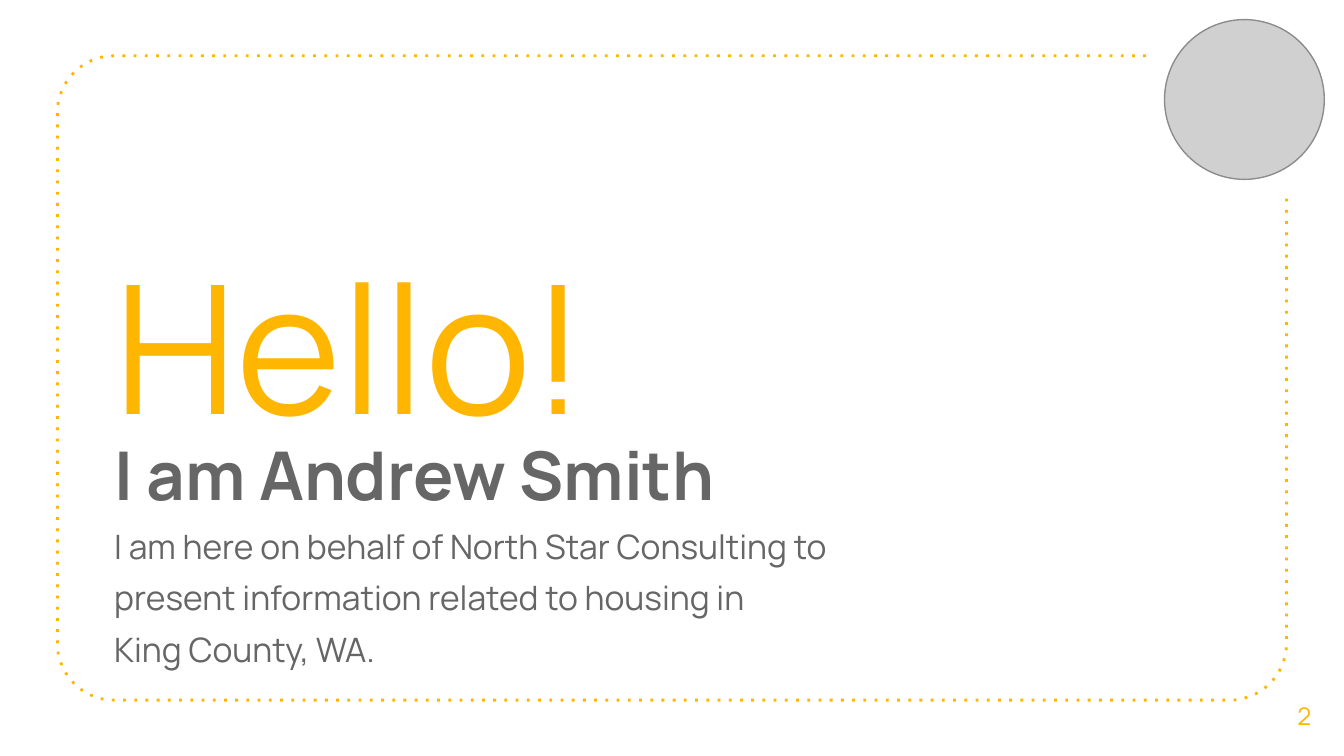
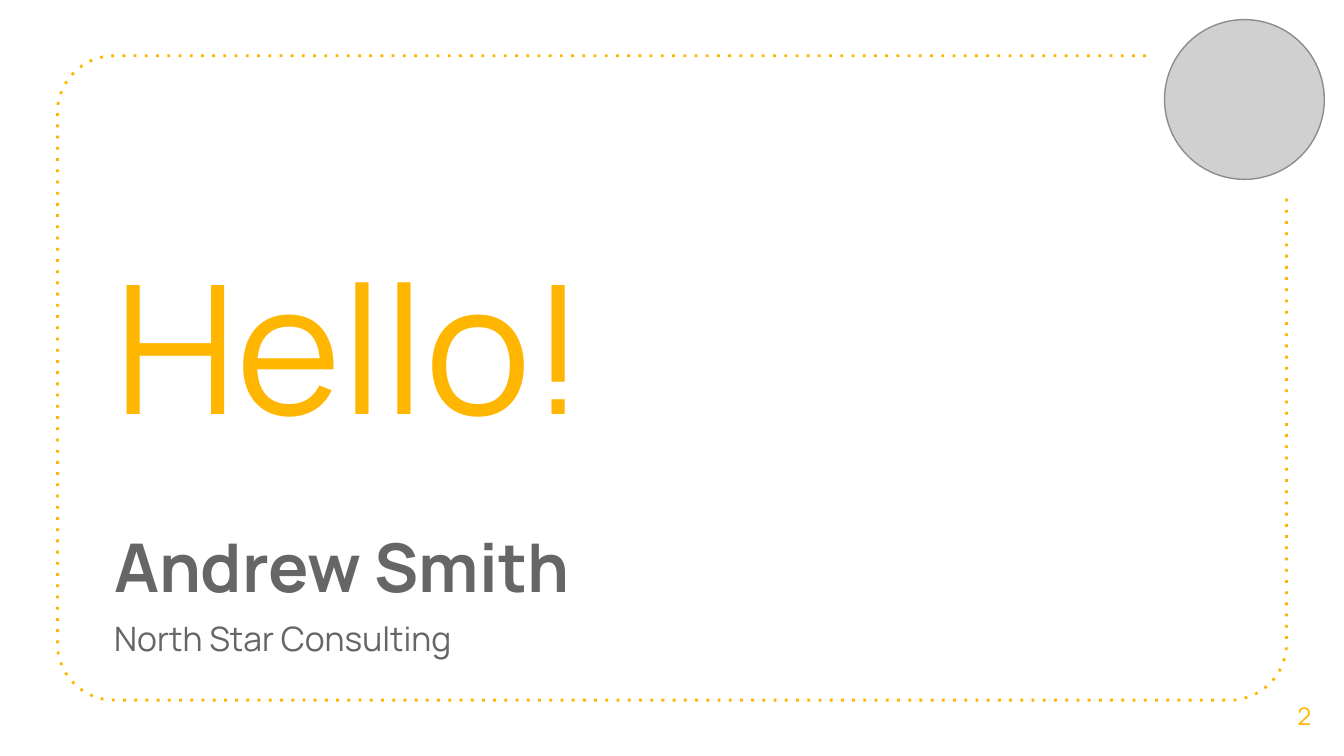
Before and after one commit to Atksmith88/Mod-1-Project, a slide deck: slide 2 of Presentation.pptx. Drawn at 1344x756 pixels with LibreOffice and Linux fonts; fonts in the diff are those of the drawing; grey boxes stand for pictures. Boxes give left, top, right and bottom in pixels: in the first picture for what was removed or moved away, otherwise in the second. Text is boxed around its words. In the diff, an @@ line names an element or a change of style, - is before the commit and + after.

```diff
--- a/Presentation.pptx
+++ b/Presentation.pptx
@@ subtitle at box(114, 542, 569, 660): text changed @@
-I am Andrew Smith
-I am here on behalf of North Star Consulting to
-present information related to housing in
-King County, WA.
+Andrew Smith
+North Star Consulting
```
Also in this commit, not shown: 3 other slides changed.
